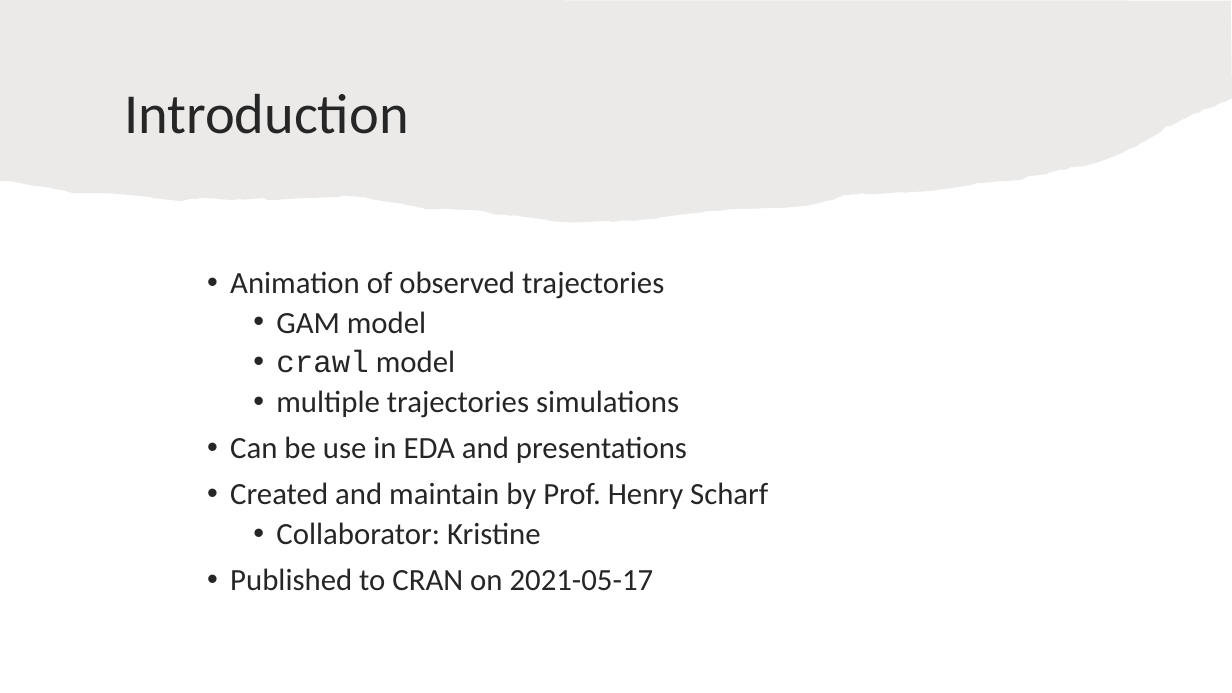
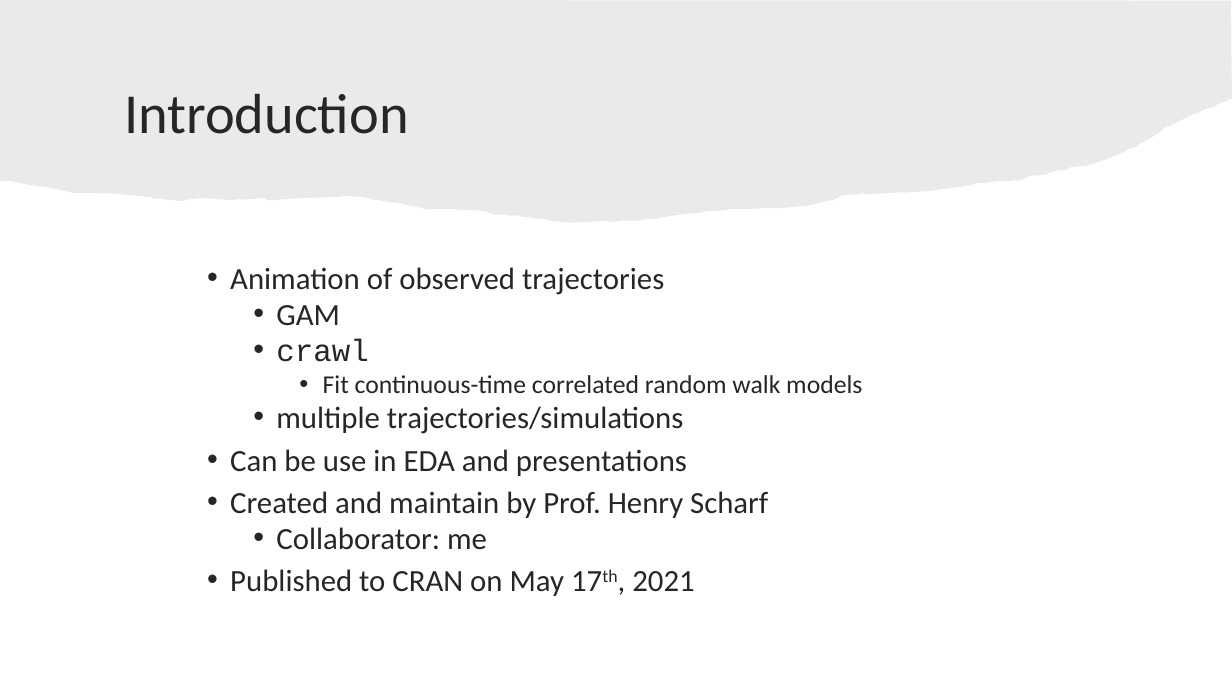
Before and after one commit to dinhkristine/animal-movement-lab, a slide deck: slide 3 of presentation/anipaths presentation.pptx. Drawn at 1232x693 pixels with LibreOffice and Linux fonts; fonts in the diff are those of the drawing. Boxes give left, top, right and bottom in pixels: in the first picture for what was removed or moved away, otherwise in the second. Text is boxed around its words. In the diff, an @@ line names an element or a change of style, - is before the commit and + after.

```diff
--- a/presentation/anipaths presentation.pptx
+++ b/presentation/anipaths presentation.pptx
@@ text at (230,267,768,518): line spacing 0.9 to 0.8 @@
@@ text at (276,305,862,434): text changed; size 24 to 20 pt @@
-  • GAM model
-  • crawl model
-  • multiple trajectories simulations
+  • GAM
+  • crawl
+    • Fit continuous-time correlated random walk models
+  • multiple trajectories/simulations
@@ text at (230,527,694,596): text changed @@
-  • Collaborator: Kristine
-• Published to CRAN on 2021-05-17
+  • Collaborator: me
+• Published to CRAN on May 17th, 2021
```
Also in this commit, not shown: 5 other slides changed.
